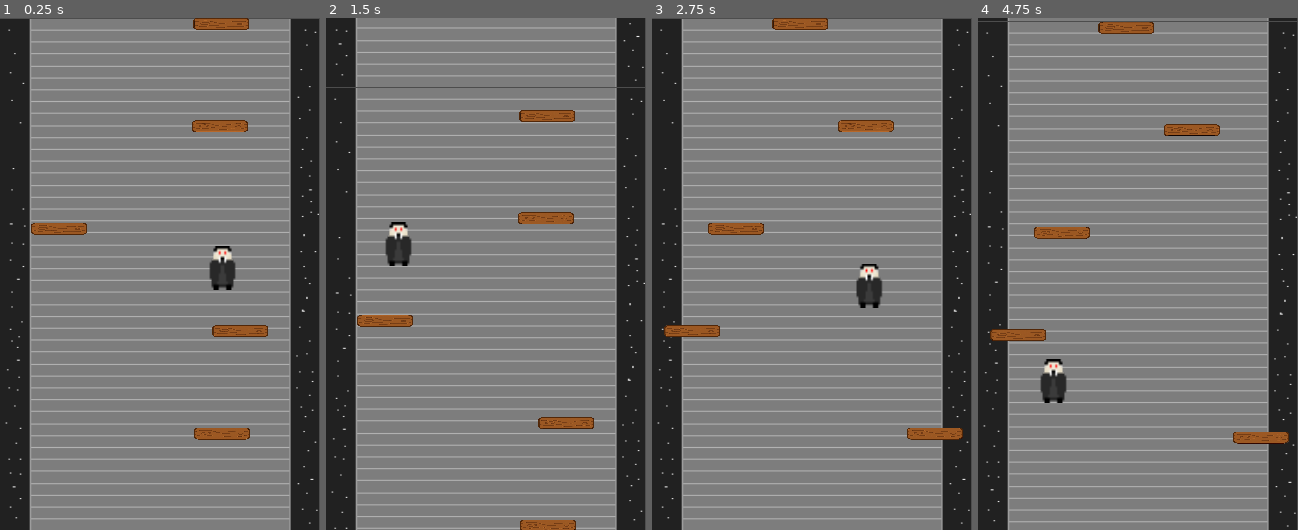
Above: before the commit, frames 1-4 (left to right).
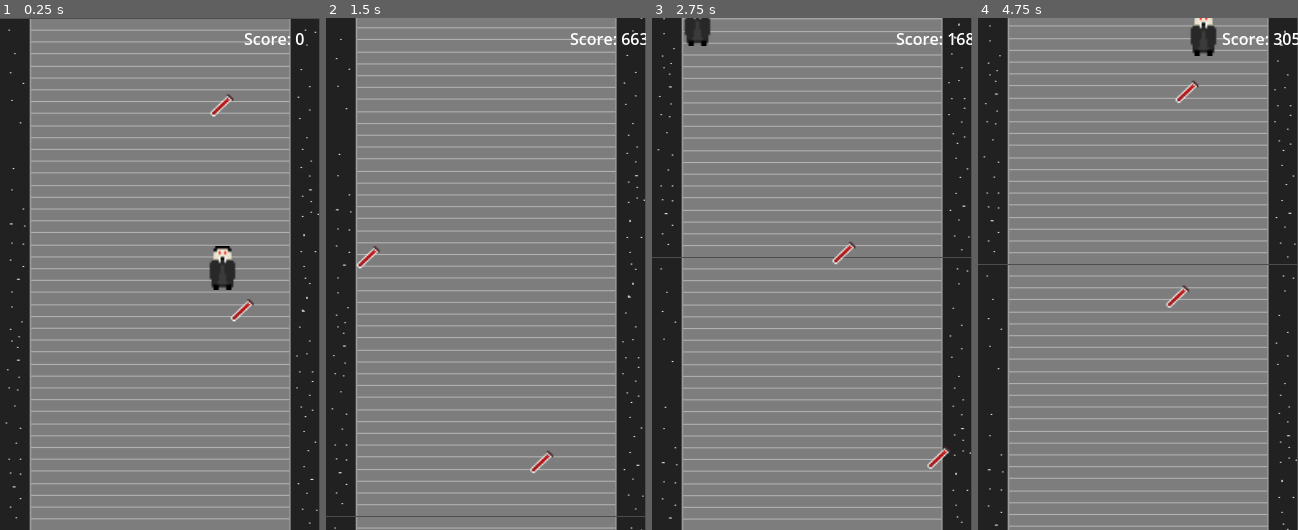
Above: after the commit, the same moments.

Repository: conradbyrne/Vampire-Jump
Game: Godot game, scene res://levels/Level.tscn
The game is run twice, just before and just after one commit, with the same random seed, the same clock (stepped at 60 frames per second) and the same inputs.
Inputs:
- Up to frame 1 (0.25 s): no input
- Up to frame 2 (1.5 s): hold D (move_right) from 0.53 s (still down)
- Up to frame 3 (2.75 s): release D (move_right) at 2.03 s; hold A (move_left) from 2.03 s (still down)
- Up to frame 4 (4.75 s): release A (move_left) at 2.78 s; hold D (move_right) 2.78-4.28 s; hold A (move_left) from 4.28 s (still down)

The runs differ from the first frame. In frame 1, 2.4% of the frame differs, in the area x 9-95%, y 0-83%; in frame 2, 7.6%; in frame 3, 8.0%; in frame 4, 19%, in the area x 0-100%, y 0-100%.

Commit message:
Added score, jump boosts

Diff:
--- /dev/null
+++ b/Jump Boost/jump_boost.gd
@@ -0,0 +1,9 @@
+extends Area2D
+signal spring_activated
+
+func _ready():
+	connect("body_entered", Callable(self, "_on_body_entered"))
+
+func _on_body_entered(body):
+	if body.name == "Player":
+		emit_signal("spring_activated")
--- a/levels/Level.gd
+++ b/levels/Level.gd
@@ -7,14 +7,21 @@
 @onready var platform_parent: = $Platforms
 @onready var threshold: = height * 0.5
 @onready var background:Sprite2D = $"ParallaxBackground/ParallaxLayer/Sprite2D"
+@onready var score_label: = $ScoreLabel
 
 # Load platform asset
 var platform: = preload("res://objects/Platform.tscn")
+var jumpboost := preload("res://objects/jump_boost.tscn")
+
 # Initialize platform variables
 var platform_count: = 5
 var platforms: = []
 # Initialize game scroll speed
 var scrollSpeed = 0.05
+
+#Score
+var score = 0
+var total_scroll = 0.0
 
 
 func _ready()->void:
@@ -29,6 +36,15 @@
 		inst.global_position.x = rand_x()
 		platform_parent.add_child(inst)
 		platforms.append(inst)
+
+		#  Randomly add a jump boost
+		if randi() % 3 == 0:  # ~33% chance
+			var jump_boost = jumpboost.instantiate()
+			jump_boost.position = Vector2(0, -10)  # Position above the platform
+			inst.add_child(jump_boost)
+
+			# Connect signal
+			jump_boost.connect("spring_activated", Callable(player, "_on_spring_activated"))
 	# Put initial platform under player
 	player.global_position.x = rand_x()
 	platforms.back().global_position.x = player.global_position.x
@@ -38,6 +54,7 @@
 	return randf_range(28, width-28)
 
 func _physics_process(delta):
+
 	if player.global_position.y < threshold:
 		# Set amount to move background to linear interpolation of these values
 		var move:float = lerp(0.0, threshold -player.global_position.y, scrollSpeed)
@@ -52,6 +69,10 @@
 			if plat.global_position.y > height:
 				plat.global_position.y -= height
 				plat.global_position.x = rand_x()
+
+		total_scroll += move
+		score = int(total_scroll)  # Or divide if score grows too fast
+		$ScoreLabel.text = "Score: " + str(score)
 	if player.global_position.y > height:
 		game_over()
 
--- a/levels/Level.tscn
+++ b/levels/Level.tscn
@@ -1,7 +1,7 @@
 [gd_scene load_steps=4 format=3 uid="uid://130ckk14ca5t"]
 
 [ext_resource type="PackedScene" uid="uid://cuabnx52d0td2" path="res://player/Player.tscn" id="1"]
-[ext_resource type="Texture2D" uid="uid://dax3mrnoo5mli" path="res://assets/TempBackground.png" id="2_rlxyy"]
+[ext_resource type="Texture2D" uid="uid://cdvfada2l4kp3" path="res://Assets/TempBackground.png" id="2_rlxyy"]
 [ext_resource type="Script" uid="uid://6dxx7gwnm5s0" path="res://levels/Level.gd" id="3"]
 
 [node name="Level" type="Node2D"]
@@ -22,3 +22,10 @@
 
 [node name="Player" parent="." instance=ExtResource("1")]
 position = Vector2(180.852, 116.708)
+
+[node name="ScoreLabel" type="Label" parent="."]
+offset_left = 244.0
+offset_top = 9.0
+offset_right = 284.0
+offset_bottom = 32.0
+text = "Score: 0"
--- /dev/null
+++ b/objects/jump_boost.tscn
@@ -0,0 +1,17 @@
+[gd_scene load_steps=4 format=3 uid="uid://j4xfxb2is5co"]
+
+[ext_resource type="Script" uid="uid://cromihsvrnnkq" path="res://Jump Boost/jump_boost.gd" id="1_hccdw"]
+[ext_resource type="Texture2D" uid="uid://c3jea6tu370kq" path="res://Assets/Blood_Vial.png" id="2_b0l6y"]
+
+[sub_resource type="RectangleShape2D" id="RectangleShape2D_ny24d"]
+
+[node name="Jump Boost" type="Area2D"]
+script = ExtResource("1_hccdw")
+
+[node name="Sprite2D" type="Sprite2D" parent="."]
+position = Vector2(2, -5)
+scale = Vector2(1.625, 1.5625)
+texture = ExtResource("2_b0l6y")
+
+[node name="CollisionShape2D" type="CollisionShape2D" parent="."]
+shape = SubResource("RectangleShape2D_ny24d")
--- a/player/Player.gd
+++ b/player/Player.gd
@@ -4,6 +4,7 @@
 @export var gravity: = 8.0 * 60
 @export var speed = 3.0 * 60
 var dir = 0.0
+var was_boosted = false
 
 @onready var screen_size = get_viewport_rect().size
 
@@ -23,9 +24,18 @@
 	velocity.y += gravity*delta
 	# bouncing on platforms
 	if is_on_floor():
-		velocity.y = -jump_force
+		if was_boosted:
+			# If we were boosted, don't bounce again
+			was_boosted = false
+		else:
+			# Normal bounce on platforms
+			velocity.y = -jump_force
 
 	velocity.x = dir * speed
 	#set_velocity(velocity)
 	move_and_slide()
 	screen_wrap()
+
+func _on_spring_activated():
+	velocity.y = -1000  # Stronger negative value than normal jump
+	was_boosted = true
--- a/project.godot
+++ b/project.godot
@@ -1,3 +1,11 @@
+; Engine configuration file.
+; It's best edited using the editor UI and not directly,
+; since the parameters that go here are not all obvious.
+;
+; Format:
+;   [section] ; section goes between []
+;   param=value ; assign values to parameters
+
 config_version=5
 
 [application]
Binary file removed: Assets/Woodplatform.png
Not shown, added: Jump Boost/jump_boost.gd.uid
Not shown: 1 places in player/Player.tscn that only renumber resources
